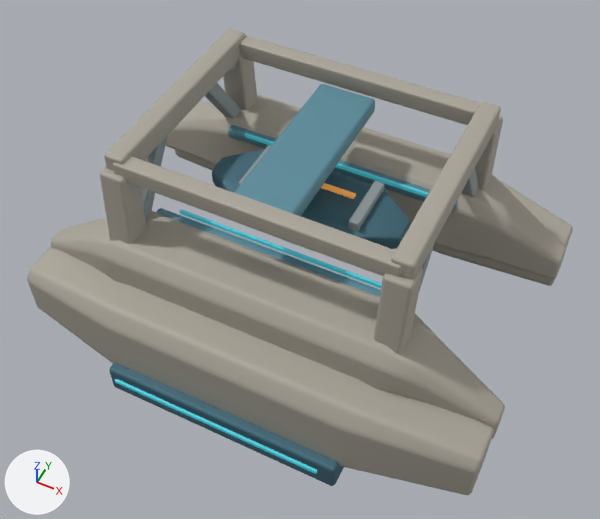
One commit to the Blender file space-battleship/art_sources/planet_integrated_v6/equipment.blend: the scene before it, then after it.
Before and after are seen from a 50 mm lens placed at (1.66, -3.43, 4.48), pointed at (0.07, -0.25, 0.51). Every picture has the same lights, and +X, +Y and +Z are marked at lower left. The first picture is the older version.

The scene before the commit, as lines of its bpy script (objects in view):
```python
me_continuous_manufacturing_side_girder = bpy.data.meshes.new('Continuous manufacturing side girder')
me_continuous_manufacturing_side_girder.from_pydata(...)  # 208 vertices, 202 faces; spans x -1.57..1.57, y -0.92..-0.44, z 0.16..0.77
me_continuous_manufacturing_side_girder.materials.append(mat_v6_armor)  # grey #afaa9e
me_cube_016 = bpy.data.meshes.new('Cube.016')
me_cube_016.from_pydata(...)  # 56 vertices, 54 faces; spans x -0.065..0.065, y -0.08..0.08, z -0.72..0.72
me_cube_016.materials.append(mat_v6_armor)  # grey #afaa9e
me_cube_023 = bpy.data.meshes.new('Cube.023')
me_cube_023.from_pydata(...)  # 56 vertices, 54 faces; spans x -0.065..0.065, y -0.08..0.08, z -0.72..0.72
me_cube_023.materials.append(mat_v6_armor)  # grey #afaa9e
ob_continuous_manufacturing_side_girder = bpy.data.objects.new('Continuous manufacturing side girder', me_continuous_manufacturing_side_girder)
ob_continuous_manufacturing_side_girder.parent = ob_facility
ob_continuous_manufacturing_side_girder.location = (0.0, 0.0, 0.0)
ob_open_portal_overhead_truss = bpy.data.objects.new('Open portal overhead truss', me_cube_016)
ob_open_portal_overhead_truss.parent = ob_facility
ob_open_portal_overhead_truss.location = (-0.88, 0.0, 1.28)
ob_open_portal_overhead_truss.rotation_euler = (-1.571, -3.142, 0.0)  # degrees (-90, -180, 0)
ob_open_portal_overhead_truss_001 = bpy.data.objects.new('Open portal overhead truss.001', me_cube_023)
ob_open_portal_overhead_truss_001.parent = ob_facility
ob_open_portal_overhead_truss_001.location = (0.88, 0.0, 1.28)
ob_open_portal_overhead_truss_001.rotation_euler = (-1.571, -3.142, 0.0)  # degrees (-90, -180, 0)
# also in view: 'Inner running rail' at (0.0, -0.47, 0.7); 'Shared-ring pressure haunch' at (0.0, -0.95, 0.19); 'Inclined portal load leg.002' at (0.88, -0.71, 0.86); 'Exposed module assembly rib.002' at (0.4, 0.0, 0.91); 'Outer service seam' at (0.0, -1.31, 0.02)
```
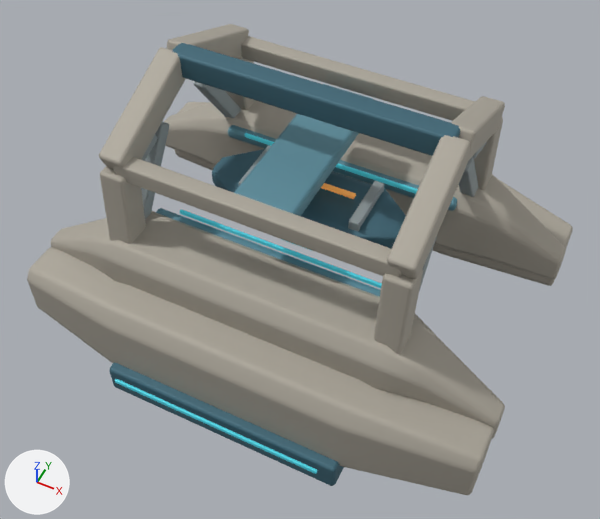
The edits, one by one:
Mesh me_cube_028_1 is new.
It has 56 vertices, 54 faces and spans x -0.07..0.07, y -0.08..0.08, z -0.88..0.88.
It uses material mat_v6_pressure (dark cyan #426c7c).
Mesh me_cube_025_1 is new.
It has 56 vertices, 54 faces and spans x -0.08..0.08, y -0.095..0.095, z -0.39..0.39.
It uses material mat_v6_armor (grey #afaa9e).
Object 'Open portal overhead truss' (ob_open_portal_overhead_truss) is deleted.
Object 'Open portal overhead truss.001' (ob_open_portal_overhead_truss_001) is deleted.
Object 'Manufacturing ridge pressure spine' (ob_manufacturing_ridge_pressure_spine) is new; it shows me_cube_028_1.
Its parent is ob_facility.
Its location is (0.0, 0.0, 1.58).
Its rotation in degrees is (90, 0, 90).
Object 'Pitched manufacturing roof right.001' (ob_pitched_manufacturing_roof_right_001) is new; it shows me_cube_025_1.
Its parent is ob_facility.
Its location is (0.88, 0.36, 1.43).
Its rotation in degrees is (-67, -180, 0).
Object 'Pitched manufacturing roof left.001' (ob_pitched_manufacturing_roof_left_001) is new; it shows a copy of me_cube_025_1.
Its parent is ob_facility.
Its location is (0.88, -0.36, 1.43).
Its rotation in degrees is (67, 0, -180).
Object 'Pitched manufacturing roof right' (ob_pitched_manufacturing_roof_right) is new; it shows a copy of me_cube_025_1.
Its parent is ob_facility.
Its location is (-0.88, 0.36, 1.43).
Its rotation in degrees is (-67, -180, 0).
Object 'Pitched manufacturing roof left' (ob_pitched_manufacturing_roof_left) is new; it shows a copy of me_cube_025_1.
Its parent is ob_facility.
Its location is (-0.88, -0.36, 1.43).
Its rotation in degrees is (67, 0, -180).

What differs and where, as boxes [x1, y1, x2, y2] in the pictures (600 x 519 px):
'Manufacturing ridge pressure spine', added (dark cyan)
    after: [172, 43, 460, 156]
'Open portal overhead truss', deleted
    before: [104, 29, 245, 171]
'Open portal overhead truss.001', deleted
    before: [391, 102, 501, 279]
'Pitched manufacturing roof left.001', added
    after: [387, 135, 470, 279]
'Pitched manufacturing roof left', added
    after: [99, 47, 186, 170]
'Pitched manufacturing roof right.001', added
    after: [450, 96, 505, 160]
'Pitched manufacturing roof right', added
    after: [167, 24, 249, 58]
